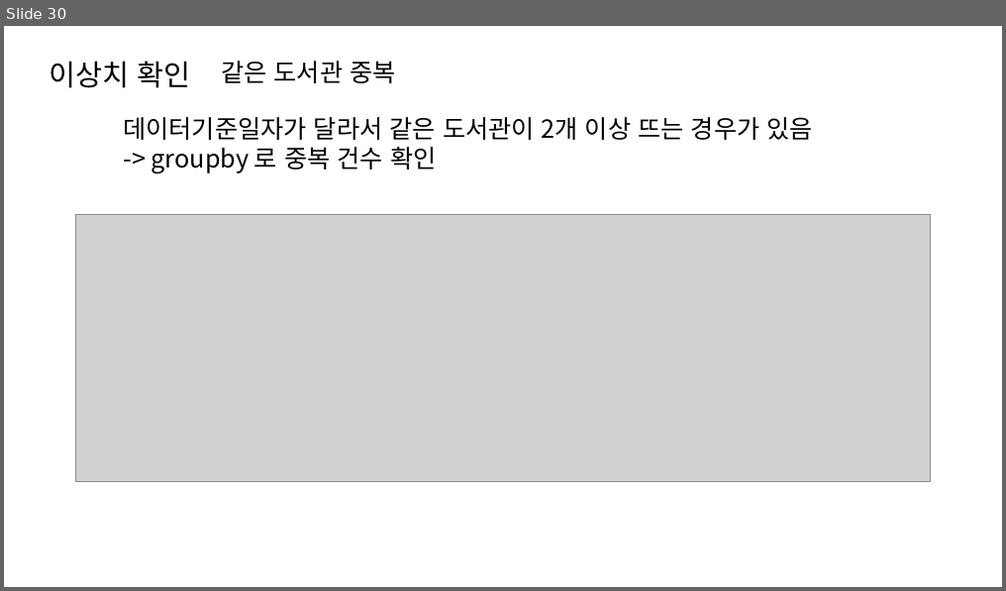
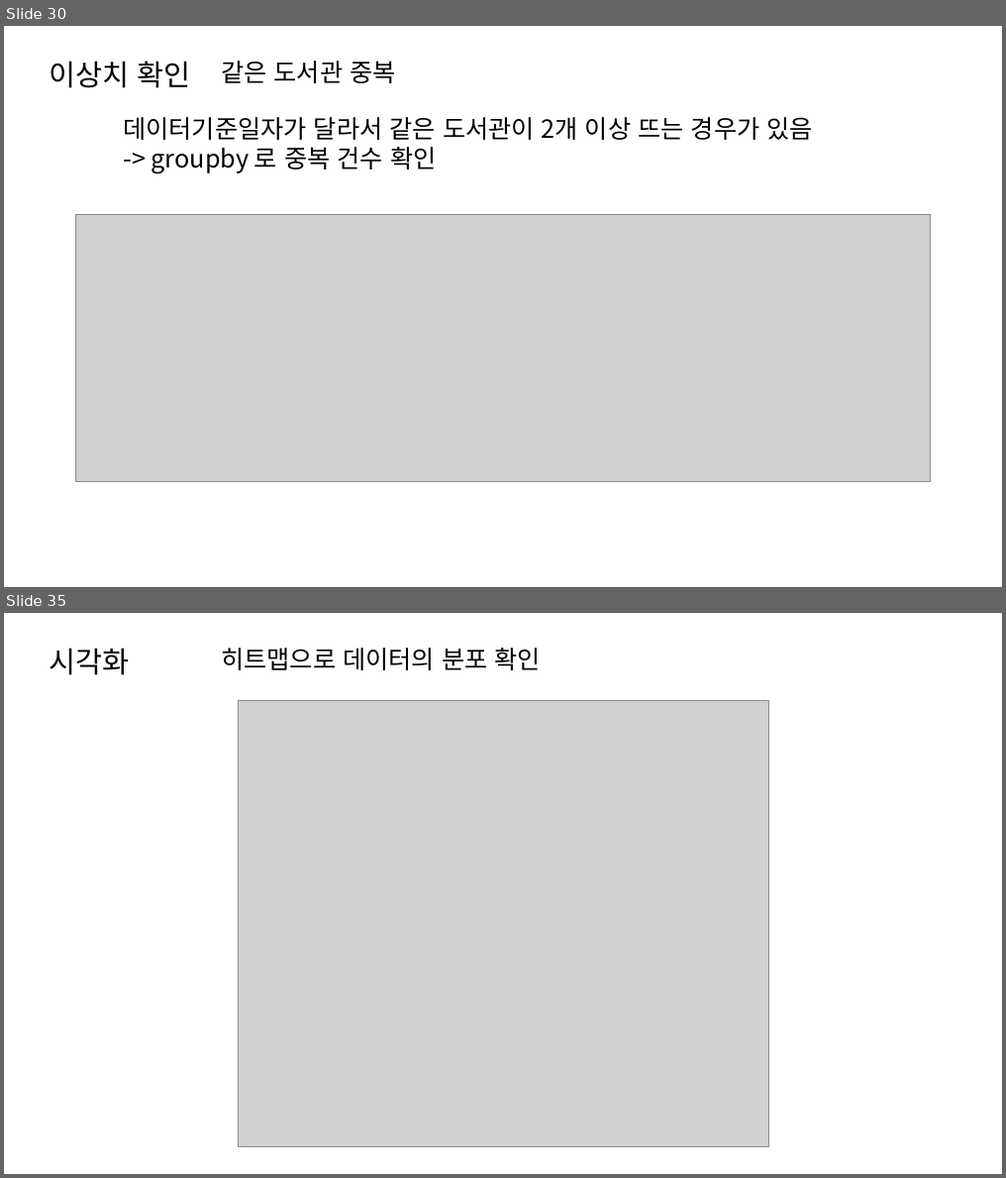
Before and after one commit to dev-hw/SeSAC-live_map, a slide deck: 230810.pptx. Shown one above the other, each under a label of ours: slide 30 before the commit, slides 30 and 35 after it; the slides between them are not shown. The pictures are 1006x591 and 1006x1178 pixels, drawn with LibreOffice and Linux fonts; fonts in the diff are those of the drawing; grey boxes stand for pictures. Boxes give left, top, right and bottom in pixels: in the first picture for what was removed or moved away, otherwise in the second. Text is boxed around its words. In the diff, an @@ line names an element or a change of style, - is before the commit and + after.

```diff
--- a/230810.pptx
+++ b/230810.pptx
@@ slide 35 added at box(4, 613, 1002, 1174), background #FFFFFF @@
@@ text added at box(49, 648, 129, 675), 28 pt, text #000000 @@
+시각화
@@ text added at box(221, 648, 541, 670), 24 pt, text #000000 @@
+히트맵으로 데이터의 분포 확인
@@ picture added at box(238, 700, 768, 1148) @@
```
Also in this commit, not shown: 1 slide changed, 6 other slides added.
